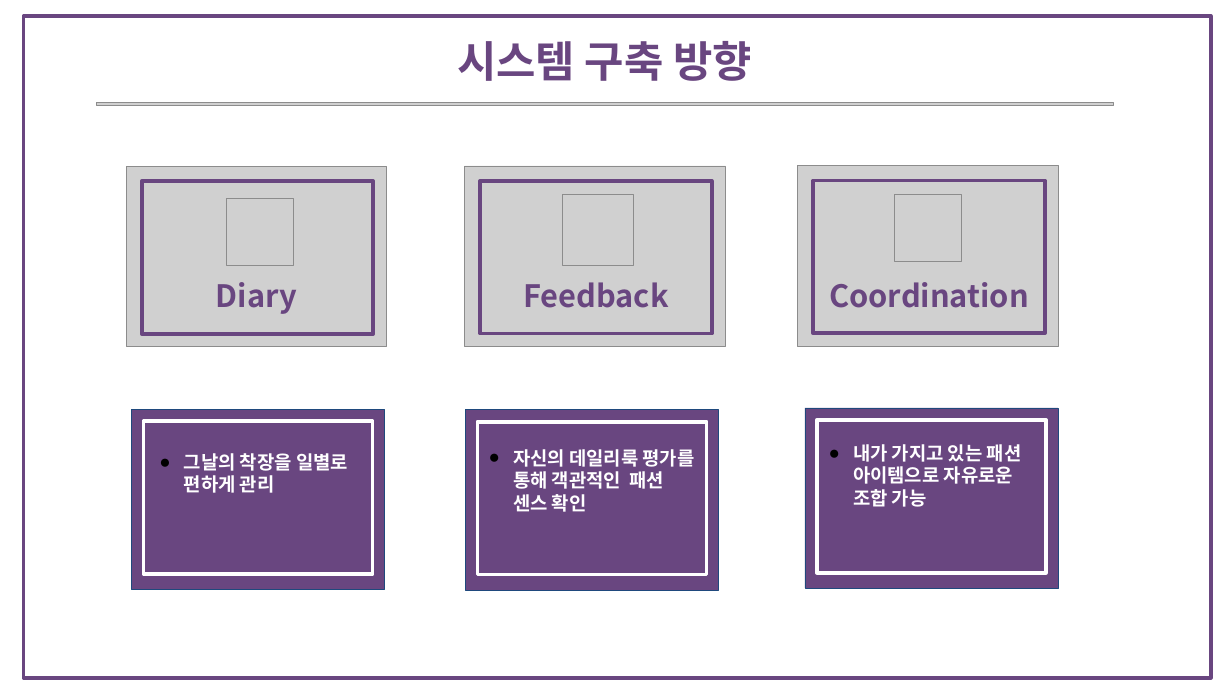
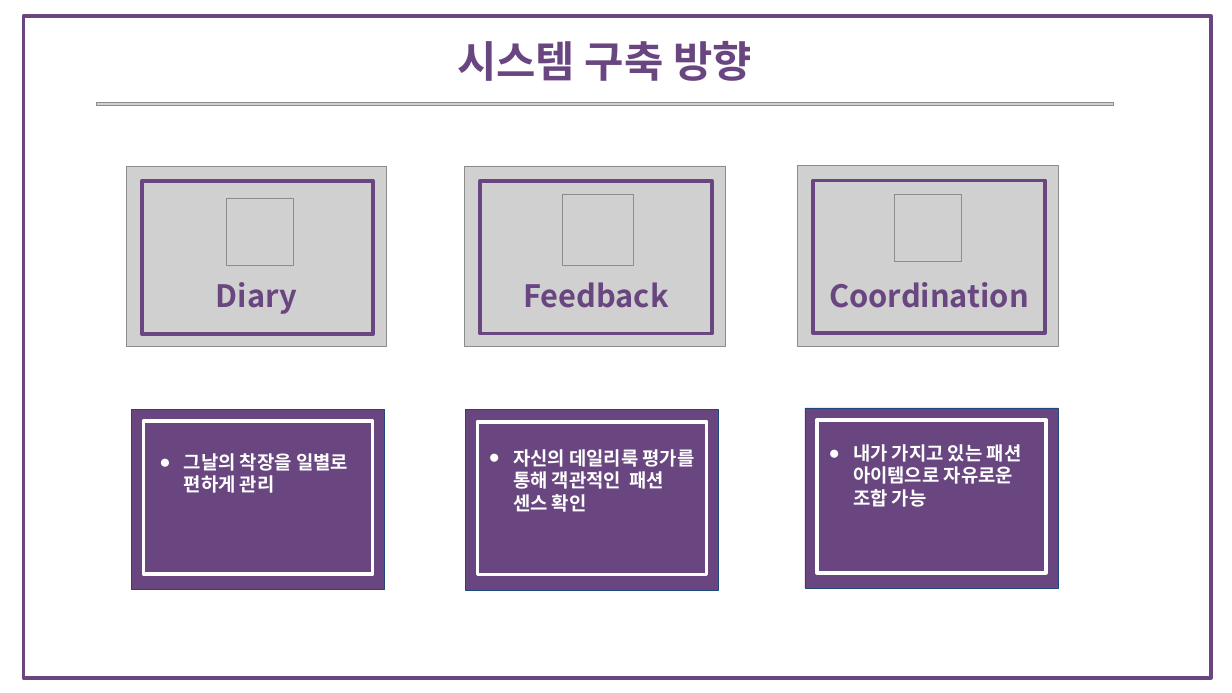
Before and after one commit to bitnarii/YMPM, a slide deck: slide 6 of 기획서/5조 Fit-back.pptx. Drawn at 1232x693 pixels with LibreOffice and Linux fonts; fonts in the diff are those of the drawing; grey boxes stand for pictures. Boxes give left, top, right and bottom in pixels: in the first picture for what was removed or moved away, otherwise in the second. Text is boxed around its words. In the diff, an @@ line names an element or a change of style, - is before the commit and + after.

```diff
--- a/기획서/5조 Fit-back.pptx
+++ b/기획서/5조 Fit-back.pptx
@@ bullet colour #000000 to #FFFFFF in 3 elements at (x1=184, y1=453, x2=348, y2=493), (x1=513, y1=449, x2=695, y2=512), (x1=853, y1=444, x2=1022, y2=507) @@
```
Also in this commit, not shown: 3 other slides changed.
